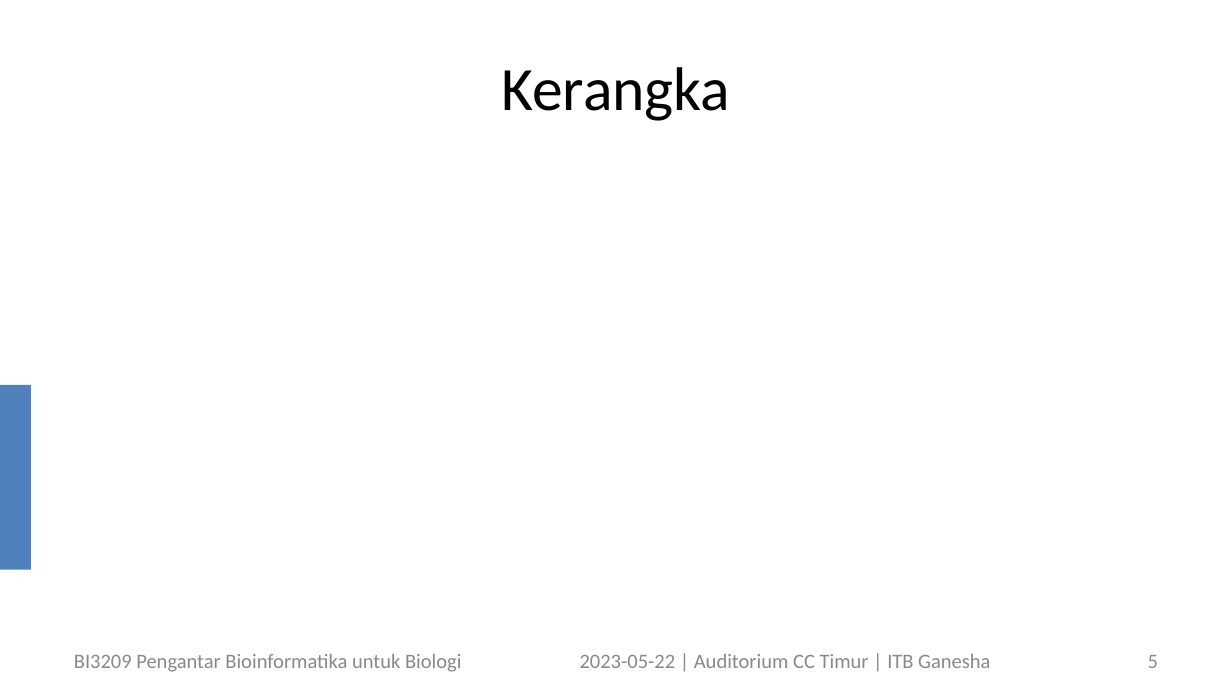
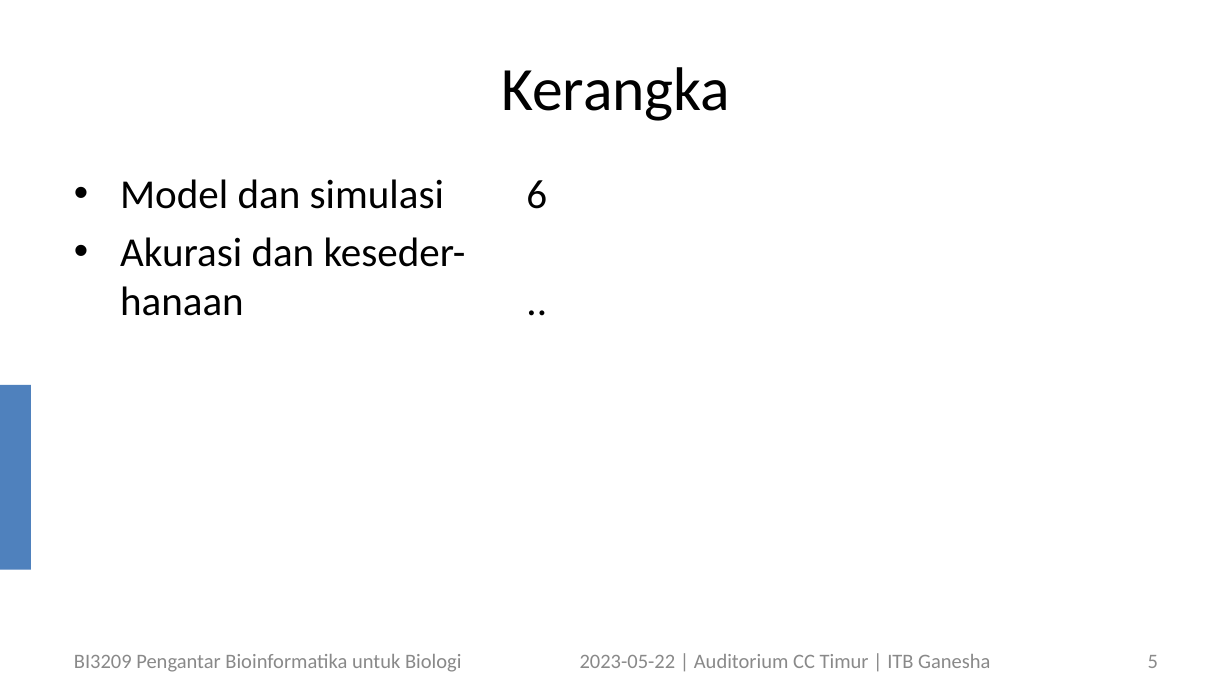
Before and after one commit to dudung/bi3209-00, a slide deck: slide 5 of 17/bi3209_bioinformatics_student_symposium_202305122_v1.pptx. Drawn at 1232x693 pixels with LibreOffice and Linux fonts; fonts in the diff are those of the drawing. Boxes give left, top, right and bottom in pixels: in the first picture for what was removed or moved away, otherwise in the second. Text is boxed around its words. In the diff, an @@ line names an element or a change of style, - is before the commit and + after.

```diff
--- a/17/bi3209_bioinformatics_student_symposium_202305122_v1.pptx
+++ b/17/bi3209_bioinformatics_student_symposium_202305122_v1.pptx
@@ text added at [120,179,466,316], 24 pt, text #000000 @@
+• Model dan simulasi 6
+• Akurasi dan keseder-
+  hanaan ..
```
Also in this commit, not shown: 3 other slides changed, 7 slides added.
